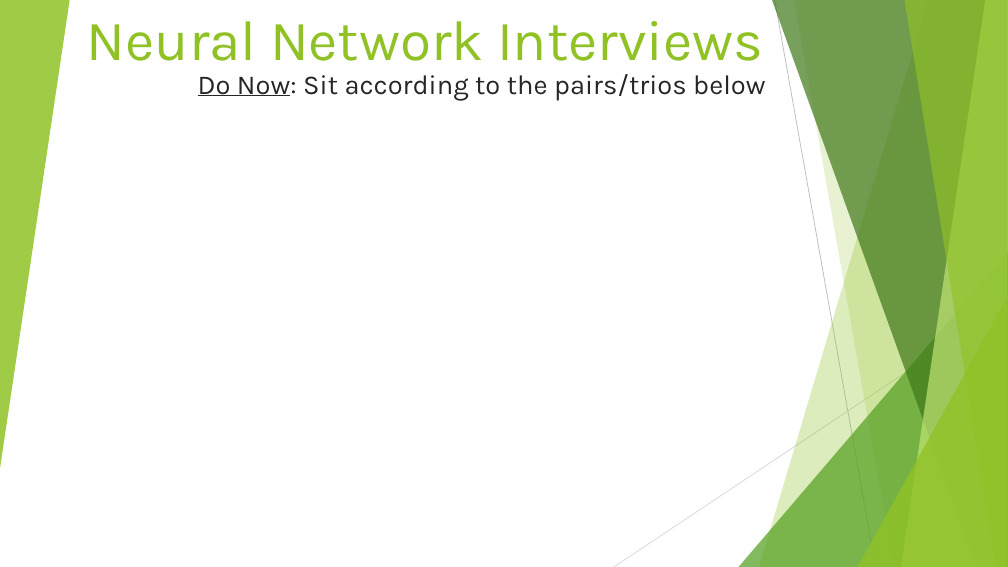
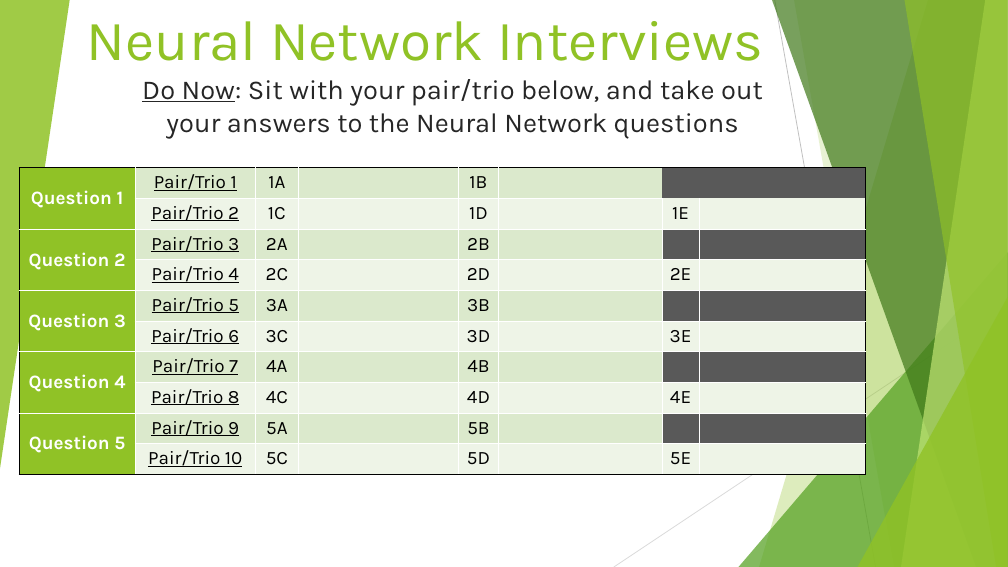
Before and after one commit to DavidBraslow/Neural-Network-Interviews, a slide deck: slide 1 of Neural Network Interviews Slides v2.pptx. Drawn at 1008x567 pixels with LibreOffice and Linux fonts; fonts in the diff are those of the drawing. Boxes give left, top, right and bottom in pixels: in the first picture for what was removed or moved away, otherwise in the second. Text is boxed around its words. In the diff, an @@ line names an element or a change of style, - is before the commit and + after.

```diff
--- a/Neural Network Interviews Slides v2.pptx
+++ b/Neural Network Interviews Slides v2.pptx
@@ subtitle at bbox=[142, 79, 763, 139]: text changed @@
-Do Now: Sit according to the pairs/trios below
+Do Now: Sit with your pair/trio below, and take out your answers to the Neural Network questions
@@ table added at bbox=[19, 168, 865, 475], 10 rows, 8 columns @@
+Question 1 | Pair/Trio 1 | 1A |  | 1B |  |  | 
+ | Pair/Trio 2 | 1C |  | 1D |  | 1E | 
+Question 2 | Pair/Trio 3 | 2A |  | 2B |  |  | 
+ | Pair/Trio 4 | 2C |  | 2D |  | 2E | 
+Question 3 | Pair/Trio 5 | 3A |  | 3B |  |  | 
+ | Pair/Trio 6 | 3C |  | 3D |  | 3E | 
+Question 4 | Pair/Trio 7 | 4A |  | 4B |  |  | 
+ | Pair/Trio 8 | 4C |  | 4D |  | 4E | 
+Question 5 | Pair/Trio 9 | 5A |  | 5B |  |  | 
+ | Pair/Trio 10 | 5C |  | 5D |  | 5E | 
```
Also in this commit, not shown: 4 other slides changed, 6 slides added, 3 slides removed, 2 other files.
